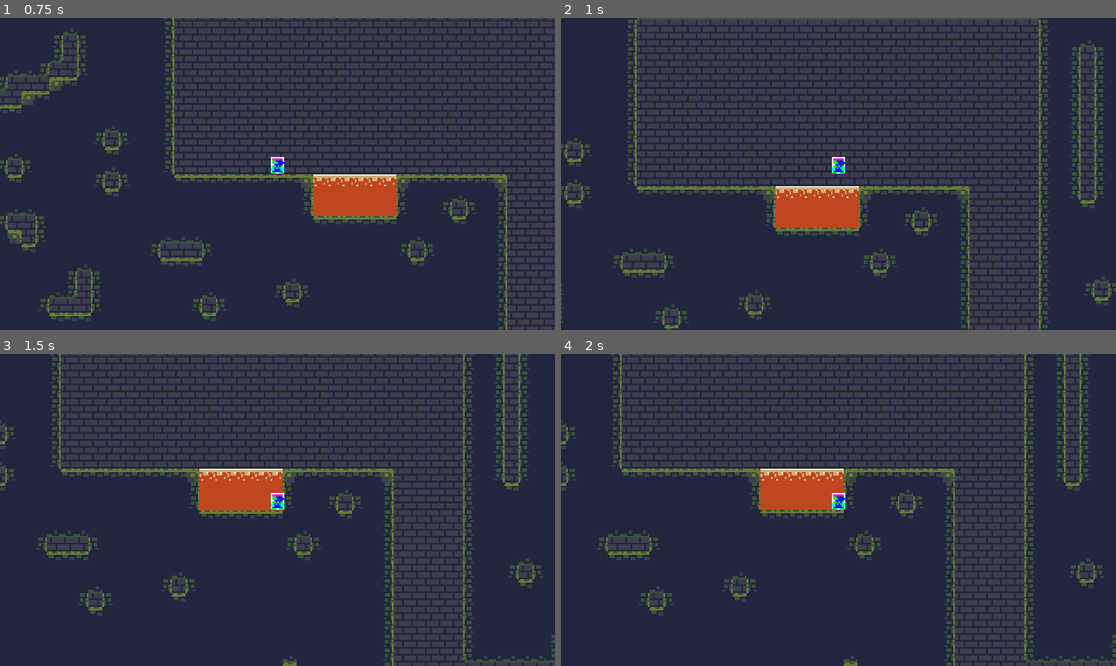
Above: before the commit, frames 1-4 (two rows, left to right).
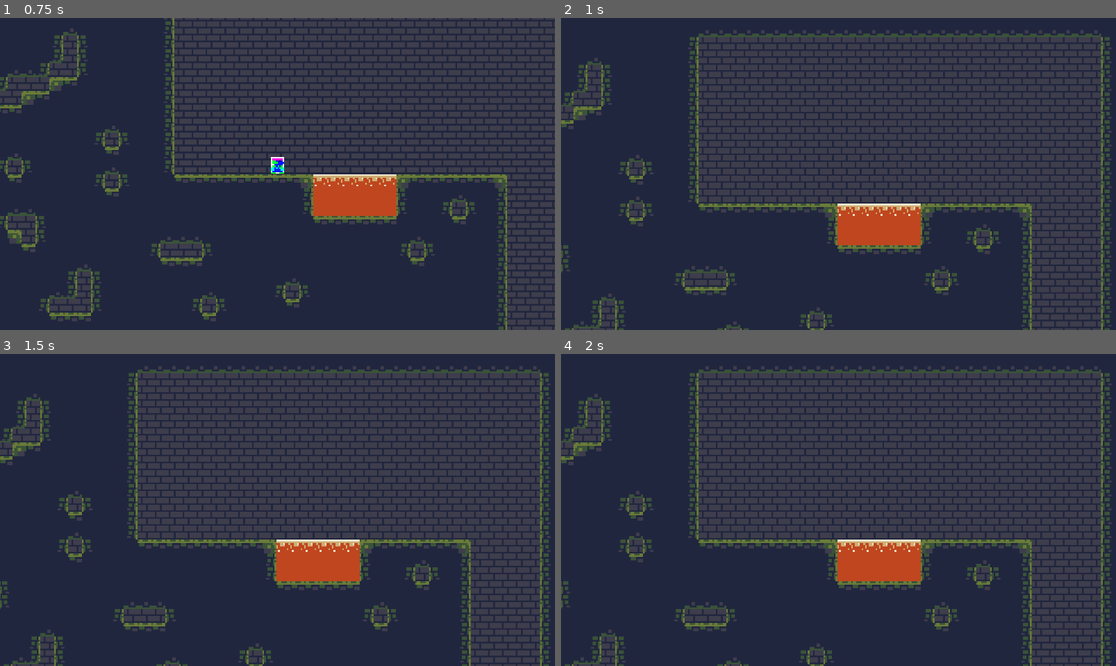
Above: after the commit, the same moments.

Repository: SonuTheNecro/You-Are-Your-Worst-Enemy
Game: Godot game, scene res://scenes/world.tscn
Same seed, same stepped clock (60 frames per second), same inputs: the game is played once before the commit and once after it.
Inputs:
- Up to frame 1 (0.75 s): tap Enter at 0.5 s; hold D (move_right) from 0.53 s (still down); tap S (slide) at 0.6 s
- Up to frame 2 (1 s): keep holding D (move_right); tap W (jump) at 0.77 s
- Up to frame 3 (1.5 s): keep holding D (move_right); tap S (slide) at 1.35 s
- Up to frame 4 (2 s): keep holding D (move_right); tap W (jump) at 1.52 s

Frame 1 is identical in both runs. In frame 2, 41% of the frame differs, in the area x 0-100%, y 0-100%; in frame 3, 42%; in frame 4, 42%.

Commit message:
feat: checkpoints, respawn, and death

Diff:
--- /dev/null
+++ b/checkpoint.tscn
@@ -0,0 +1,15 @@
+[gd_scene load_steps=3 format=3 uid="uid://lp223gr5e3jl"]
+
+[ext_resource type="Script" path="res://scripts/gd/checkpoint.gd" id="1_1yfvq"]
+
+[sub_resource type="RectangleShape2D" id="RectangleShape2D_j4haf"]
+size = Vector2(16, 16)
+
+[node name="checkpoint" type="Area2D"]
+script = ExtResource("1_1yfvq")
+
+[node name="CollisionShape2D" type="CollisionShape2D" parent="."]
+position = Vector2(0, -8)
+shape = SubResource("RectangleShape2D_j4haf")
+
+[connection signal="body_entered" from="." to="." method="_on_body_entered"]
--- a/project.godot
+++ b/project.godot
@@ -29,17 +29,20 @@
 move_left={
 "deadzone": 0.5,
 "events": [Object(InputEventKey,"resource_local_to_scene":false,"resource_name":"","device":-1,"window_id":0,"alt_press …(191 unchanged characters)…
+, Object(InputEventJoypadMotion,"resource_local_to_scene":false,"resource_name":"","device":-1,"axis":0,"axis_value":-1.0,"script":null)
 ]
 }
 move_right={
 "deadzone": 0.5,
 "events": [Object(InputEventKey,"resource_local_to_scene":false,"resource_name":"","device":-1,"window_id":0,"alt_press …(192 unchanged characters)…
+, Object(InputEventJoypadMotion,"resource_local_to_scene":false,"resource_name":"","device":-1,"axis":0,"axis_value":1.0,"script":null)
 ]
 }
 jump={
 "deadzone": 0.5,
 "events": [Object(InputEventKey,"resource_local_to_scene":false,"resource_name":"","device":-1,"window_id":0,"alt_press …(192 unchanged characters)…
 , Object(InputEventKey,"resource_local_to_scene":false,"resource_name":"","device":-1,"window_id":0,"alt_pressed":false …(182 unchanged characters)…
+, Object(InputEventJoypadMotion,"resource_local_to_scene":false,"resource_name":"","device":-1,"axis":1,"axis_value":-1.0,"script":null)
 ]
 }
 slide={
--- a/scenes/player.tscn
+++ b/scenes/player.tscn
@@ -42,4 +42,11 @@
 one_shot = true
 
 [node name="Slide_Timer" type="Timer" parent="."]
+wait_time = 0.55
 one_shot = true
+
+[node name="Death_Timer" type="Timer" parent="."]
+wait_time = 3.0
+one_shot = true
+
+[connection signal="timeout" from="Death_Timer" to="." method="respawn"]
--- a/scenes/world.tscn
+++ b/scenes/world.tscn
@@ -1,10 +1,11 @@
-[gd_scene load_steps=13 format=4 uid="uid://cqnbnceqyyexe"]
+[gd_scene load_steps=14 format=4 uid="uid://cqnbnceqyyexe"]
 
 [ext_resource type="Texture2D" uid="uid://xyfy12n4dhu" path="res://art/world/cavesofgallet_tiles.png" id="1_tqyli"]
 [ext_resource type="Script" path="res://scripts/gd/lava_death.gd" id="2_nnuve"]
 [ext_resource type="Script" path="res://scenes/lava.gd" id="2_oqi0w"]
 [ext_resource type="PackedScene" uid="uid://cbmn81obb0g15" path="res://scenes/player.tscn" id="2_r7etd"]
 [ext_resource type="Script" path="res://scenes/lava_check.gd" id="3_5rw76"]
+[ext_resource type="PackedScene" uid="uid://lp223gr5e3jl" path="res://checkpoint.tscn" id="5_2l45r"]
 
 [sub_resource type="TileSetAtlasSource" id="TileSetAtlasSource_rxwsx"]
 texture = ExtResource("1_tqyli")
@@ -226,4 +227,7 @@
 [node name="player" parent="." instance=ExtResource("2_r7etd")]
 position = Vector2(-60, 8)
 
+[node name="checkpoint" parent="." instance=ExtResource("5_2l45r")]
+position = Vector2(-32, 16)
+
 [connection signal="body_entered" from="Tiles/Lava/Area2D" to="Tiles/Lava/Area2D" method="player_check"]
--- /dev/null
+++ b/scripts/checkpoint.tscn
@@ -0,0 +1,8 @@
+[gd_scene load_steps=2 format=3 uid="uid://sir1p2o3ou3w"]
+
+[sub_resource type="RectangleShape2D" id="RectangleShape2D_j4haf"]
+
+[node name="checkpoint" type="Area2D"]
+
+[node name="CollisionShape2D" type="CollisionShape2D" parent="."]
+shape = SubResource("RectangleShape2D_j4haf")
--- /dev/null
+++ b/scripts/gd/checkpoint.gd
@@ -0,0 +1,6 @@
+extends Area2D
+
+
+func _on_body_entered(body):
+	if body.is_in_group("player"):
+		body.store_checkpoint(self)
--- a/scripts/gd/lava_death.gd
+++ b/scripts/gd/lava_death.gd
@@ -9,4 +9,4 @@
 
 func player_check(body: Node2D):
 	if body.is_in_group("player"):
-		body.death()
+		body.player_death()
--- a/scripts/gd/player.gd
+++ b/scripts/gd/player.gd
@@ -12,6 +12,9 @@
 var checkpoint : int = 0
 var coyote_check : bool = false
 var wall_slide_check : bool = false
+var camera_position : Vector2
+var last_checkpoint : Vector2
+var death : bool = false
 @onready var collision_shape = $CollisionShape2D
 #static var player
 #TODO: Turnaround delay
@@ -21,6 +24,8 @@
 	pass
 
 func _physics_process(delta):
+	if death:
+		return
 	input_dir = input()
 	if input_dir != Vector2.ZERO:
 		velocity.x = lerp(velocity.x, input_dir.x * speed, acceleration * delta)
@@ -104,9 +109,19 @@
 		collision_shape.shape.set_radius(float(3))
 		collision_shape.shape.set_height(float(10))
 
-func death():
+func player_death():
 	print("you have died!")
-	pass
+	#camera_position = $Camera2D.global_position
+	death = true
+	$AnimatedSprite2D.visible = false
+	$CollisionShape2D.set_deferred("disabled", true)
+	$Death_Timer.start()
 
+func store_checkpoint(found_checkpoint: Area2D):
+	last_checkpoint = found_checkpoint.global_position
+	print(last_checkpoint.x, " ", last_checkpoint.y)
 func respawn():
-	pass
+	self.position = last_checkpoint
+	$AnimatedSprite2D.visible = true
+	$CollisionShape2D.set_deferred("disabled", false)
+	death = false
